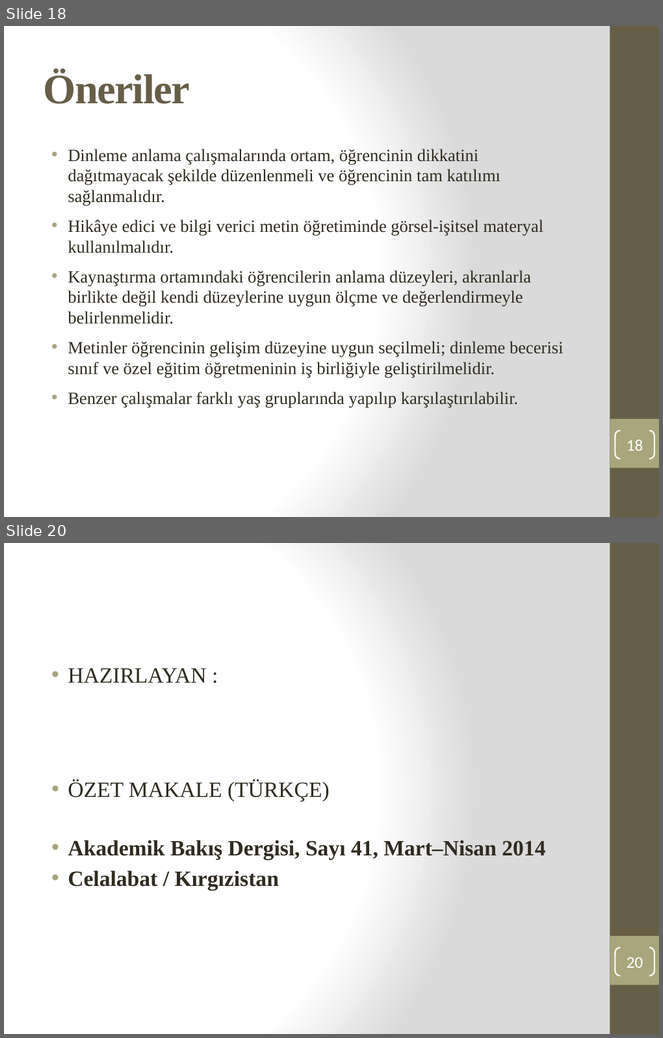
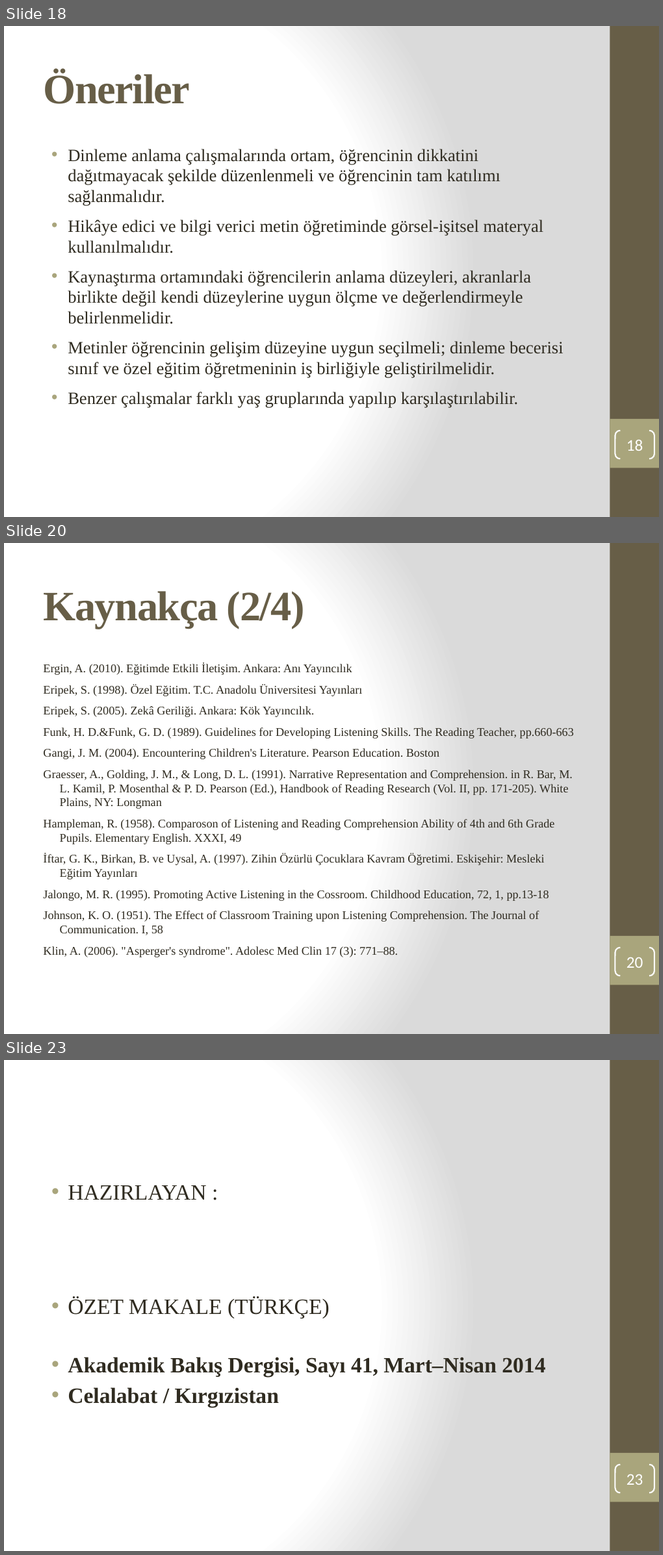
Before and after one commit to edipsahin20-tech/sahinerp, a slide deck: Makale1_Dinledigini_Anlama_Ozet.pptx. Shown one above the other, each under a label of ours: slides 18 and 20 before the commit, slides 18, 20 and 23 after it; the slides between them are not shown. The pictures are 663x1038 and 663x1555 pixels, drawn with LibreOffice and Linux fonts; fonts in the diff are those of the drawing. Boxes give left, top, right and bottom in pixels: in the first picture for what was removed or moved away, otherwise in the second. Text is boxed around its words. In the diff, an @@ line names an element or a change of style, - is before the commit and + after.

```diff
--- a/Makale1_Dinledigini_Anlama_Ozet.pptx
+++ b/Makale1_Dinledigini_Anlama_Ozet.pptx
@@ slide 20 added at <box>4,543,659,1034</box>, background gradient #FFFFFF to #DADADA; not listed: 2 template elements that a slide beside it also shows @@
@@ title added at <box>43,591,305,628</box>, 46 pt, text #675E47, bold @@
+Kaynakça (2/4)
@@ text added at <box>43,663,574,958</box>, 13 pt, text #2F2B20 @@
+Ergin, A. (2010). Eğitimde Etkili İletişim. Ankara: Anı Yayıncılık
+Eripek, S. (1998). Özel Eğitim. T.C. Anadolu Üniversitesi Yayınları
+Eripek, S. (2005). Zekâ Geriliği. Ankara: Kök Yayıncılık.
+Funk, H. D.&Funk, G. D. (1989). Guidelines for Developing Listening Skills. The Reading Teacher, pp.660-663
+Gangi, J. M. (2004). Encountering Children's Literature. Pearson Education. Boston
+Graesser, A., Golding, J. M., & Long, D. L. (1991). Narrative Representation and Comprehension. in R. Bar, M. L. Kamil, P. Mosenthal & P. D. Pearson (Ed.), Handbook of Reading Research (Vol. II, pp. 171-205). White Plains, NY: Longman
+Hampleman, R. (1958). Comparoson of Listening and Reading Comprehension Ability of 4th and 6th Grade Pupils. Elementary English. XXXI, 49
+İftar, G. K., Birkan, B. ve Uysal, A. (1997). Zihin Özürlü Çocuklara Kavram Öğretimi. Eskişehir: Mesleki Eğitim Yayınları
+Jalongo, M. R. (1995). Promoting Active Listening in the Cossroom. Childhood Education, 72, 1, pp.13-18
+Johnson, K. O. (1951). The Effect of Classroom Training upon Listening Comprehension. The Journal of Communication. I, 58
+Klin, A. (2006). "Asperger's syndrome". Adolesc Med Clin 17 (3): 771–88.
@@ page number added at <box>615,948,655,976</box>, outline #FFFFFF 1.5 pt, 18 pt, text #FFFFFF @@
+20
@@ what was slide 20 is now slide 23 @@
@@ page number at <box>627,1474,644,1485</box>: text changed @@
-20
+23
```
Also in this commit, not shown: 5 slides changed, 2 other slides added.
